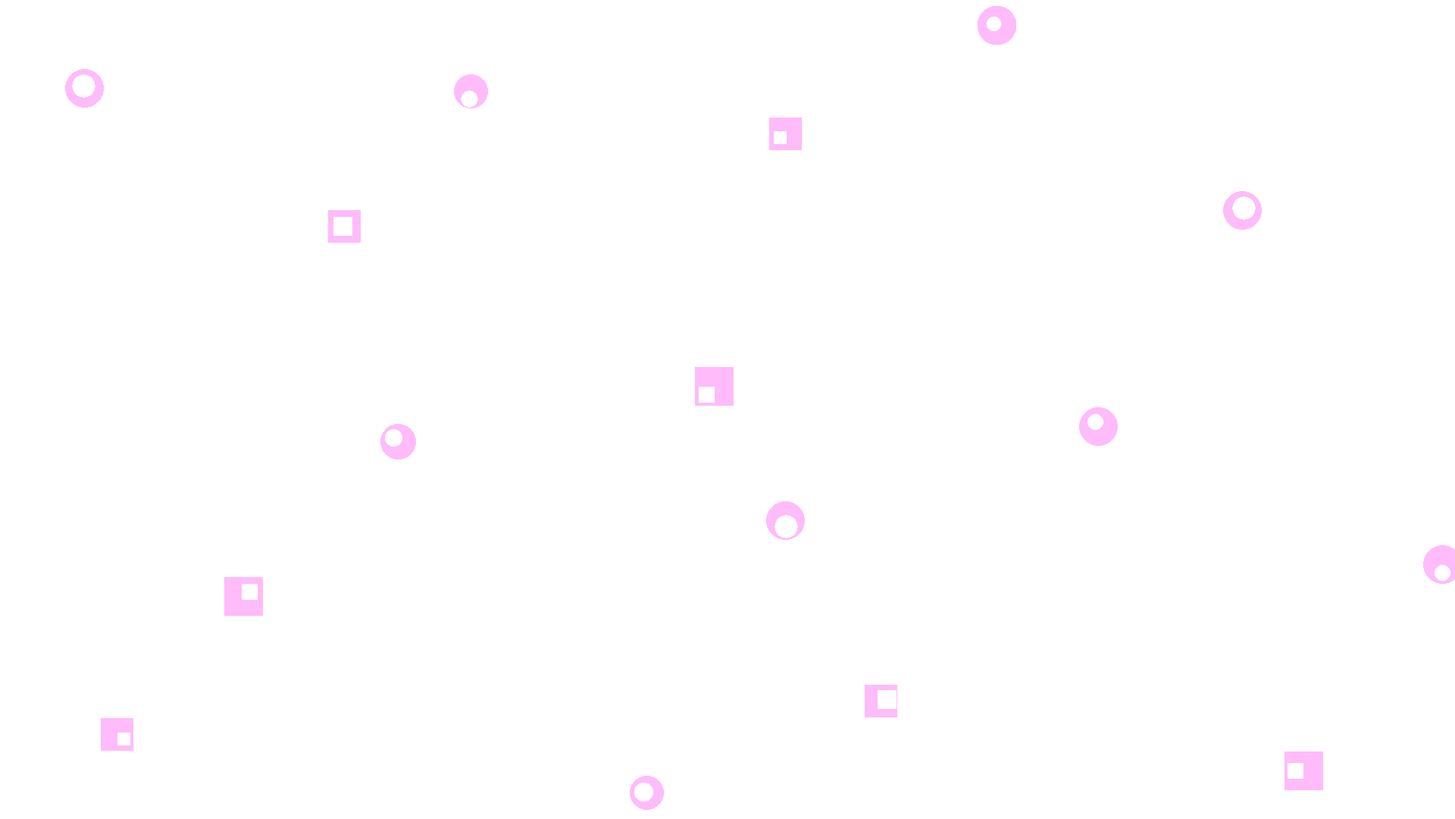
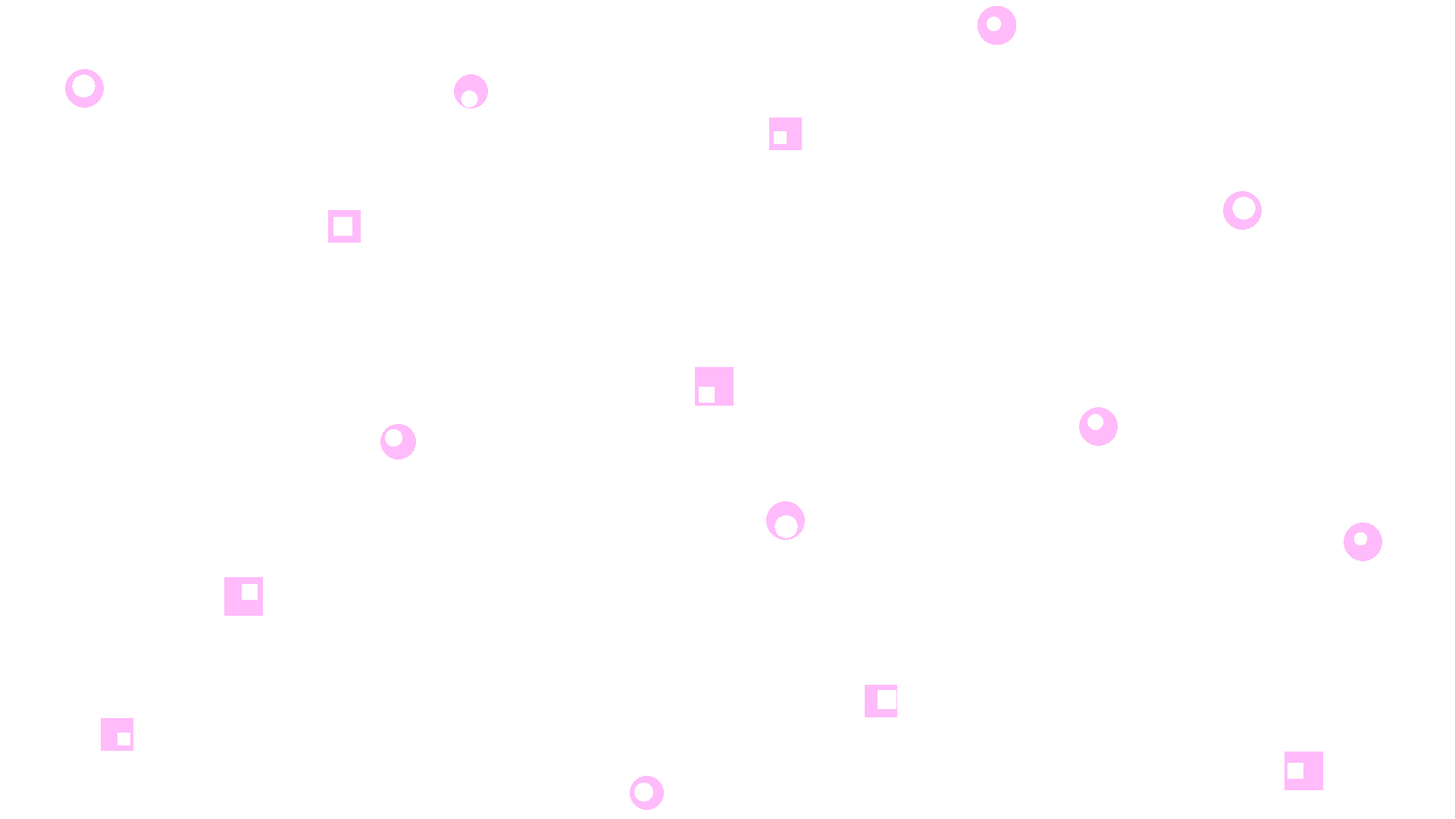
Before/after of a 1455px x 819px layered artwork. What changed in the layer stack:
painted on "whitepink.png" over left=1343, top=522, right=1455, bottom=584
